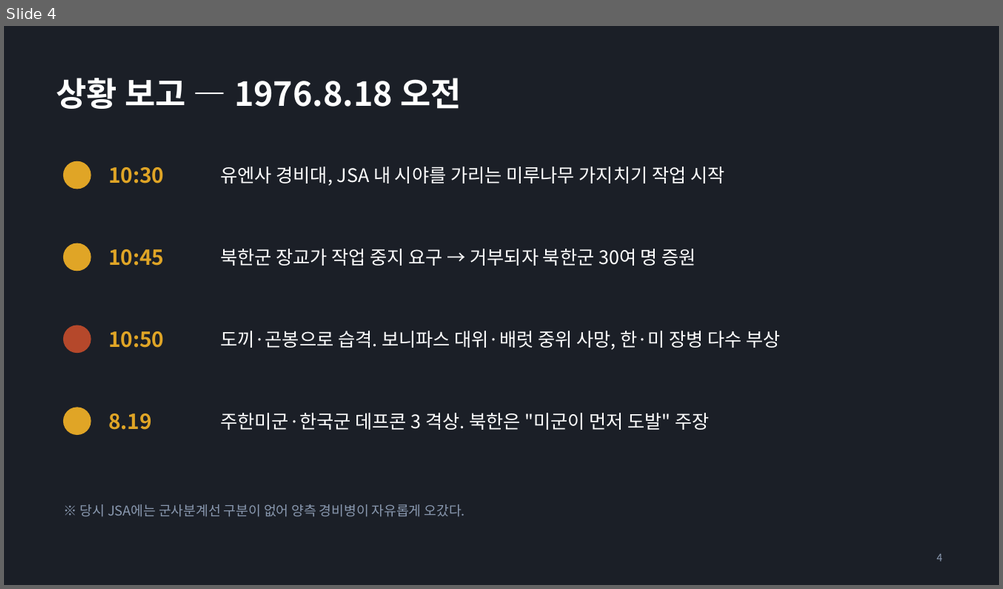
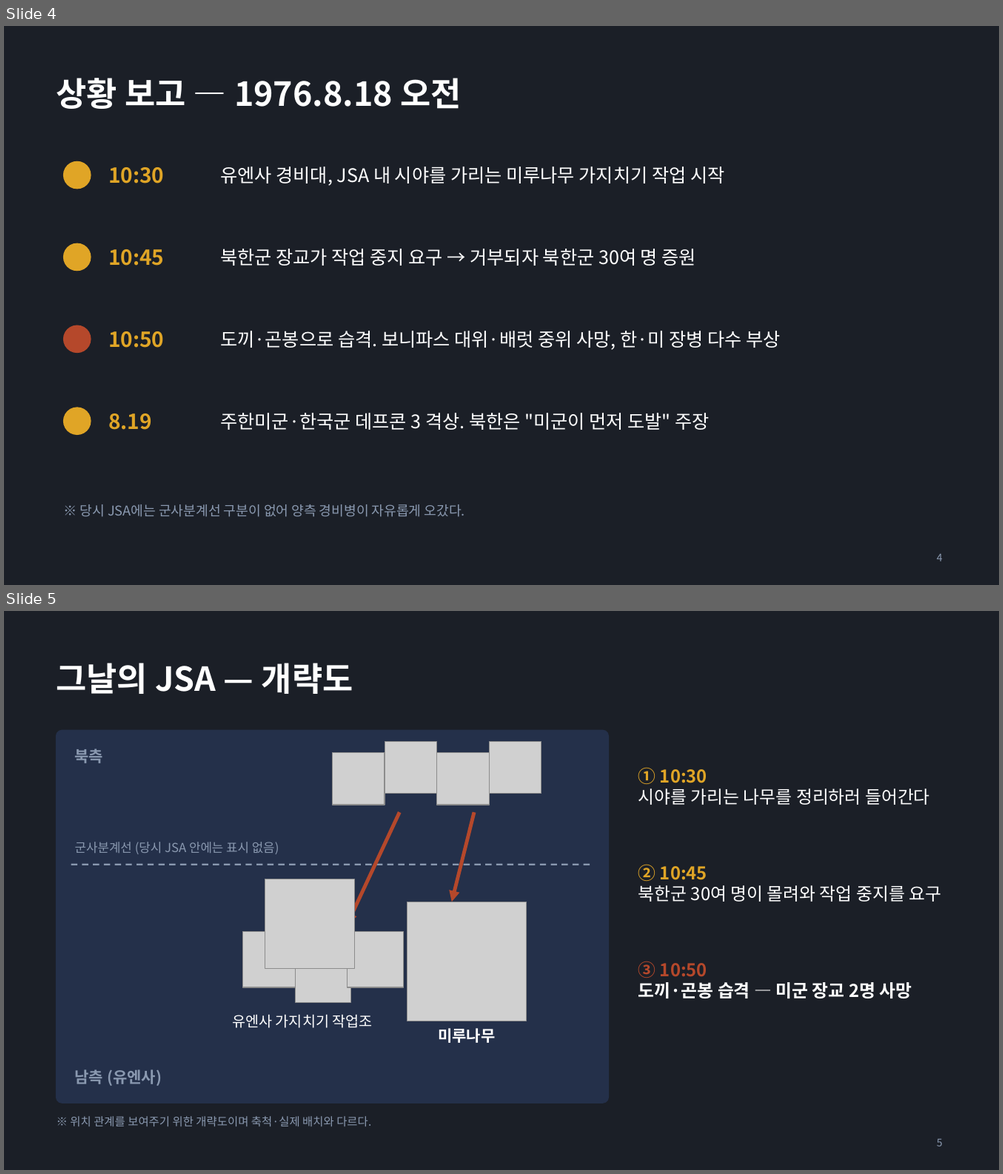
Before and after one commit to topys2000/study, a slide deck: 국지/공통/강평보조자료_비례성과_과거사례(판문점·연평도).pptx. Shown one above the other, each under a label of ours: slide 4 before the commit, slides 4 and 5 after it. The pictures are 1003x589 and 1003x1174 pixels, drawn with LibreOffice and Linux fonts; fonts in the diff are those of the drawing; grey boxes stand for pictures. Boxes give left, top, right and bottom in pixels: in the first picture for what was removed or moved away, otherwise in the second. Text is boxed around its words. In the diff, an @@ line names an element or a change of style, - is before the commit and + after.

```diff
--- a/국지/공통/강평보조자료_비례성과_과거사례(판문점·연평도).pptx
+++ b/국지/공통/강평보조자료_비례성과_과거사례(판문점·연평도).pptx
@@ slide 5 added at (4, 611, 999, 1170), background #1B1F27 @@
@@ title added at (57, 663, 353, 694), 32 pt, text #FFFFFF, bold @@
+그날의 JSA — 개략도
@@ rounded rectangle added at (57, 730, 609, 1103), fill #24304A, outline #24304A 1 pt @@
@@ picture added at (384, 741, 437, 794) @@
@@ picture added at (489, 741, 541, 794) @@
@@ text added at (75, 749, 104, 763), 15 pt, text #8A99B0, bold @@
+북측
@@ picture added at (333, 753, 384, 805) @@
@@ picture added at (437, 753, 489, 805) @@
@@ text added at (638, 767, 930, 805), 17 pt, text #FFFFFF @@
+① 10:30
+시야를 가리는 나무를 정리하러 들어간다
@@ arrow added from (399, 812) to (347, 924), #B5482B 3.5 pt @@
@@ arrow added from (474, 812) to (452, 902), #B5482B 3.5 pt @@
@@ text added at (75, 842, 279, 854), 12 pt, text #8A99B0 @@
+군사분계선 (당시 JSA 안에는 표시 없음)
@@ line added from (71, 865) to (594, 865), #8A99B0 1.5 pt dashed @@
@@ text added at (638, 864, 941, 902), 17 pt, text #FFFFFF @@
+② 10:45
+북한군 30여 명이 몰려와 작업 중지를 요구
@@ picture added at (265, 880, 355, 969) @@
@@ picture added at (407, 902, 526, 1022) @@
@@ picture added at (243, 932, 299, 988) @@
@@ picture added at (347, 932, 403, 988) @@
@@ picture added at (295, 947, 351, 1002) @@
@@ text added at (638, 962, 912, 999), 17 pt, text #FFFFFF, bold @@
+③ 10:50
+도끼·곤봉 습격 — 미군 장교 2명 사망
@@ text added at (232, 1014, 373, 1028), 14 pt, text #FFFFFF @@
+유엔사 가지치기 작업조
@@ text added at (438, 1028, 495, 1043), 15 pt, text #FFFFFF, bold @@
+미루나무
@@ text added at (75, 1070, 162, 1086), 15 pt, text #8A99B0, bold @@
+남측 (유엔사)
@@ text added at (70, 1116, 371, 1127), 11 pt, text #8A99B0 @@
+※ 위치 관계를 보여주기 위한 개략도이며 축척·실제 배치와 다르다.
@@ page number added at (936, 1139, 942, 1147), 10 pt, text #8A99B0 @@
+5
```
Also in this commit, not shown: 9 slides changed, 1 other slide added, 4 other files.
